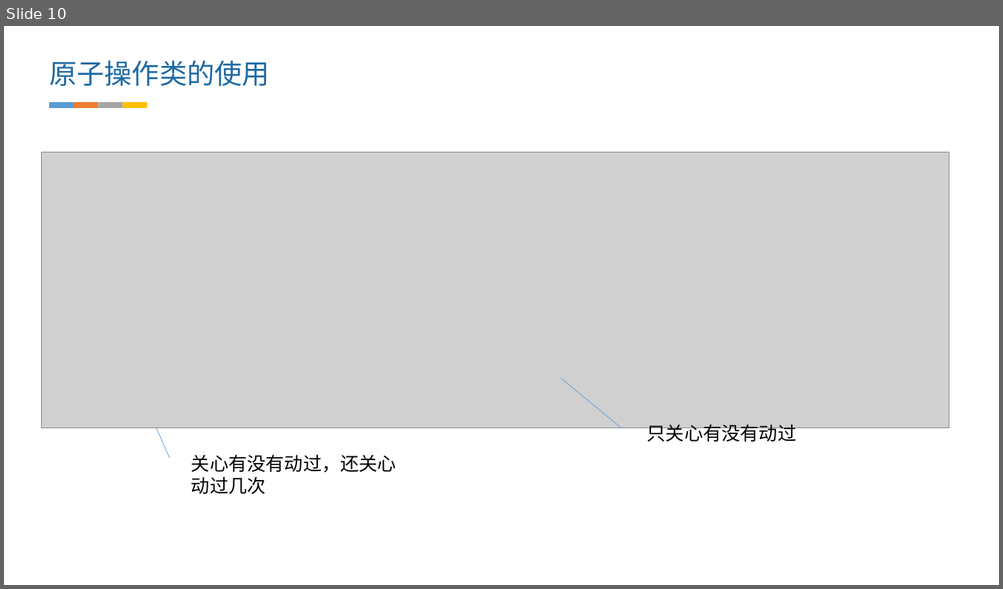
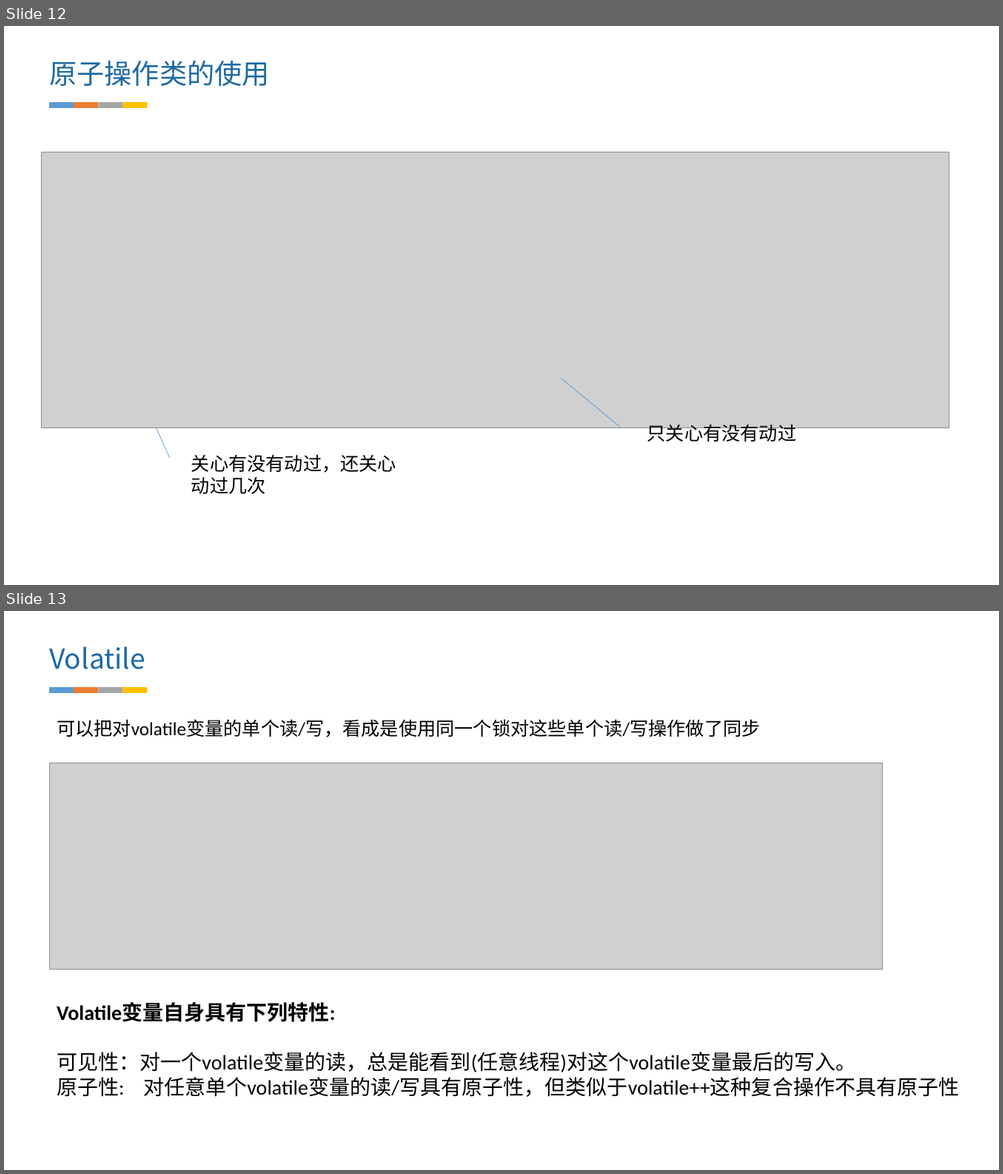
Before and after one commit to zhangwan/MyPostImg, a slide deck: 文档/享学笔记/java基础/线程.pptx. Shown one above the other, each under a label of ours: slide 10 before the commit, slides 12 and 13 after it. The pictures are 1003x589 and 1003x1174 pixels, drawn with LibreOffice and Linux fonts; fonts in the diff are those of the drawing; grey boxes stand for pictures. Boxes give left, top, right and bottom in pixels: in the first picture for what was removed or moved away, otherwise in the second. Text is boxed around its words. In the diff, an @@ line names an element or a change of style, - is before the commit and + after.

```diff
--- a/文档/享学笔记/java基础/线程.pptx
+++ b/文档/享学笔记/java基础/线程.pptx
@@ slide 13 added at box(4, 611, 999, 1170), background #FFFFFF @@
@@ text added at box(49, 647, 145, 669), 26.7 pt, text #1D69A3 @@
+Volatile
@@ group added at box(50, 687, 148, 693): 4 rectangles @@
@@ text added at box(57, 719, 760, 738), 18 pt, text #000000 @@
+可以把对volatile变量的单个读/写，看成是使用同一个锁对这些单个读/写操作做了同步
@@ picture added at box(50, 763, 882, 969) @@
@@ text added at box(57, 1003, 959, 1097), 20 pt, text #000000 @@
+Volatile变量自身具有下列特性:
+可见性：对一个volatile变量的读，总是能看到(任意线程)对这个volatile变量最后的写入。
+原子性: 对任意单个volatile变量的读/写具有原子性，但类似于volatile++这种复合操作不具有原子性
@@ what was slide 10 is now slide 12 @@
```
Also in this commit, not shown: 2 slides changed, 2 other slides added, 3 slides removed, 1 other file.
